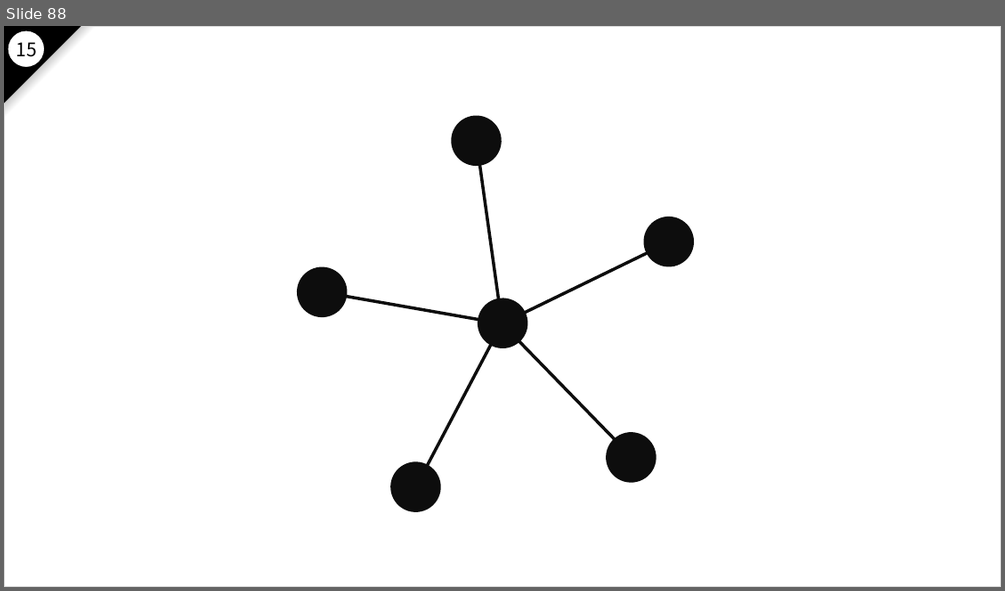
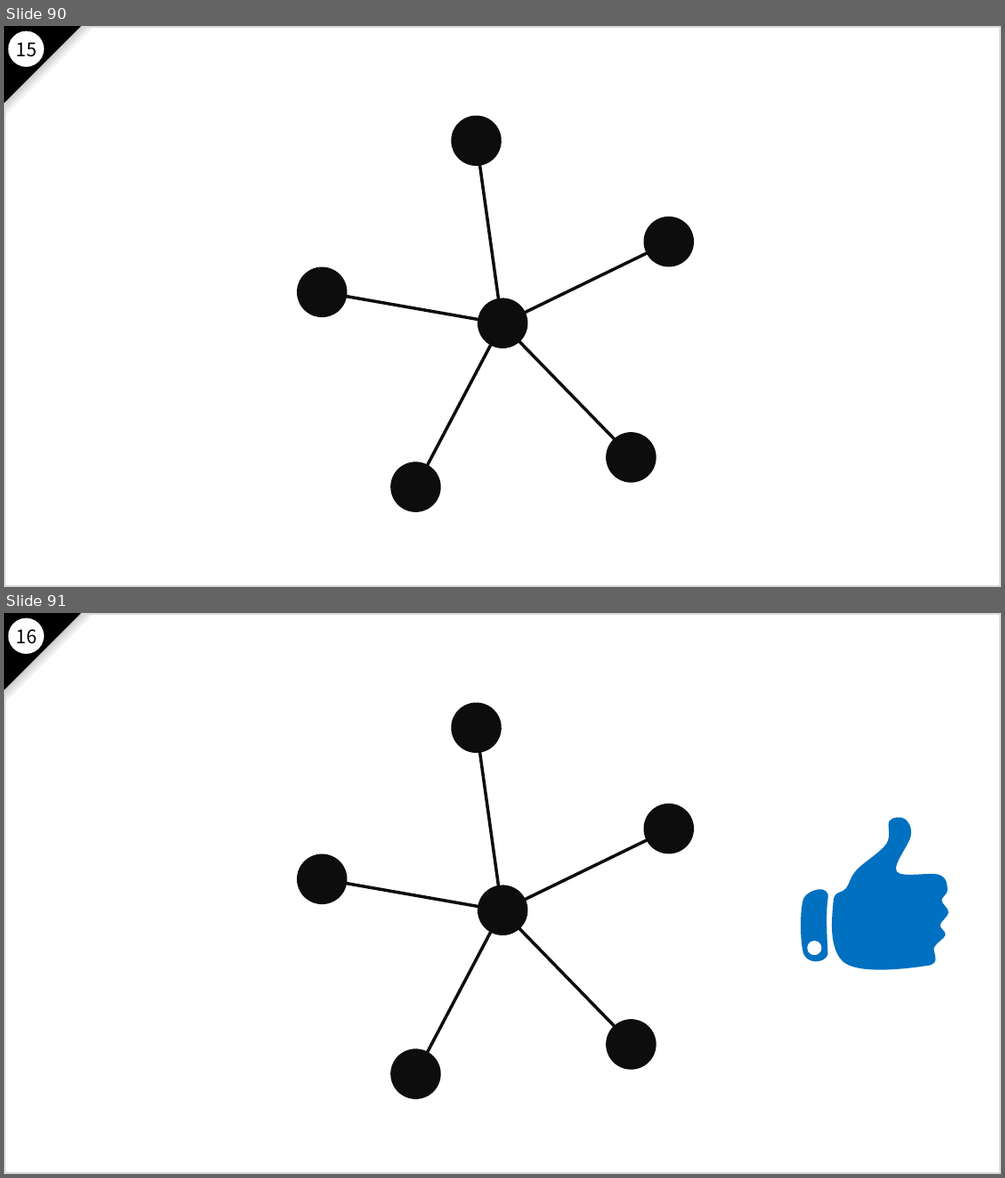
Before and after one commit to nakayama-kazuki/2021, a slide deck: pptx/power-punch-v2.pptx. Shown one above the other, each under a label of ours: slide 88 before the commit, slides 90 and 91 after it. The pictures are 1005x591 and 1005x1178 pixels, drawn with LibreOffice and Linux fonts; fonts in the diff are those of the drawing. Boxes give left, top, right and bottom in pixels: in the first picture for what was removed or moved away, otherwise in the second. Text is boxed around its words. In the diff, an @@ line names an element or a change of style, - is before the commit and + after.

```diff
--- a/pptx/power-punch-v2.pptx
+++ b/pptx/power-punch-v2.pptx
@@ slide 91 added at box(4, 613, 1001, 1174), background #FFFFFF; not listed: 4 template elements that a slide beside it also shows @@
@@ text added at box(16, 629, 36, 644), 18 pt, text #000000 @@
+16
@@ group added at box(295, 700, 696, 1102): 6 ellipses, 5 lines @@
@@ freeform shape added at box(832, 817, 948, 970), fill #0070C0 @@
@@ freeform shape added at box(801, 889, 829, 962), fill #0070C0 @@
@@ ellipse added at box(807, 941, 821, 955), fill #FFFFFF @@
@@ what was slide 88 is now slide 90 @@
```
Also in this commit, not shown: 137 other slides changed, 16 other slides added, 4 slides removed.
